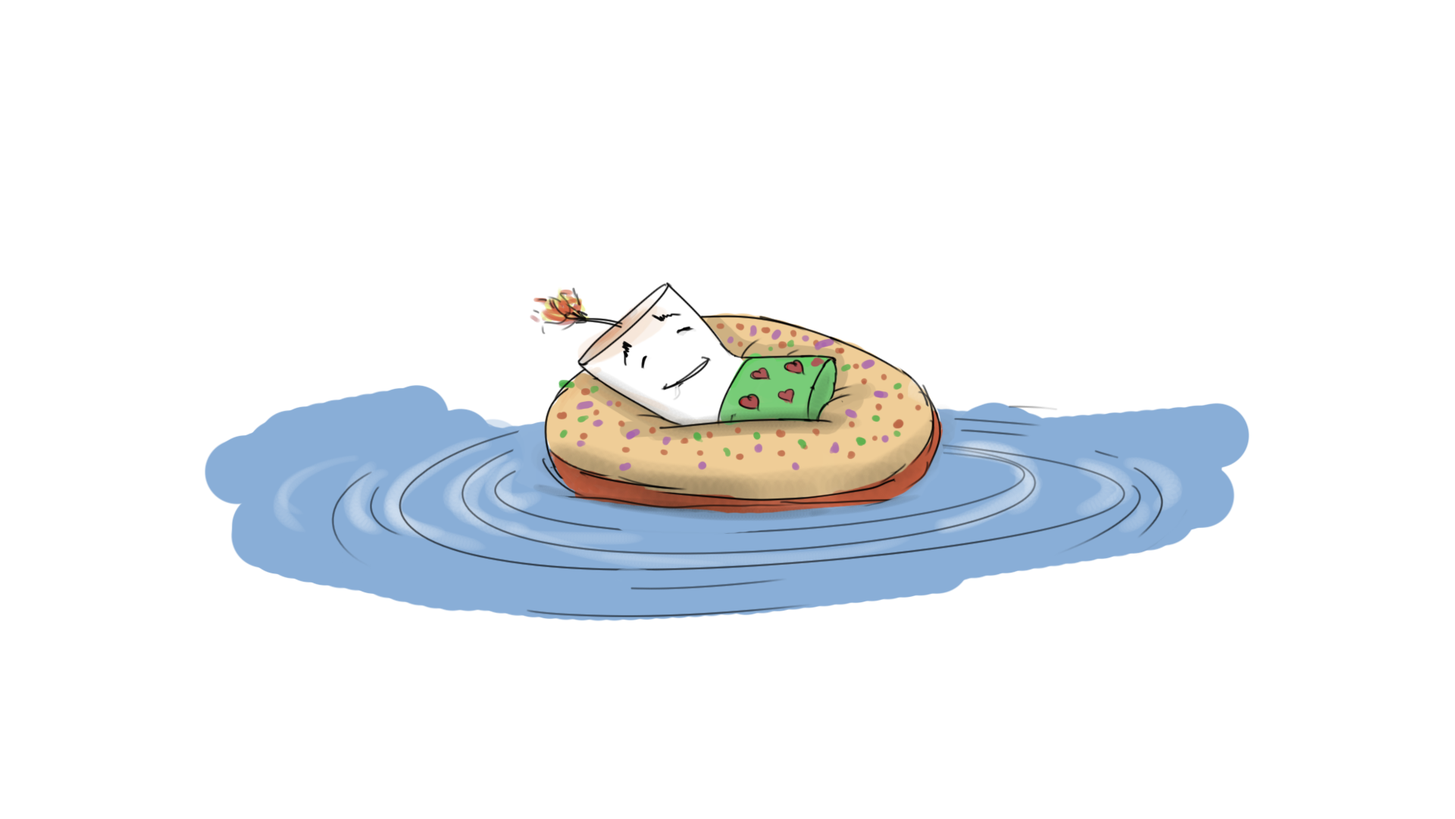
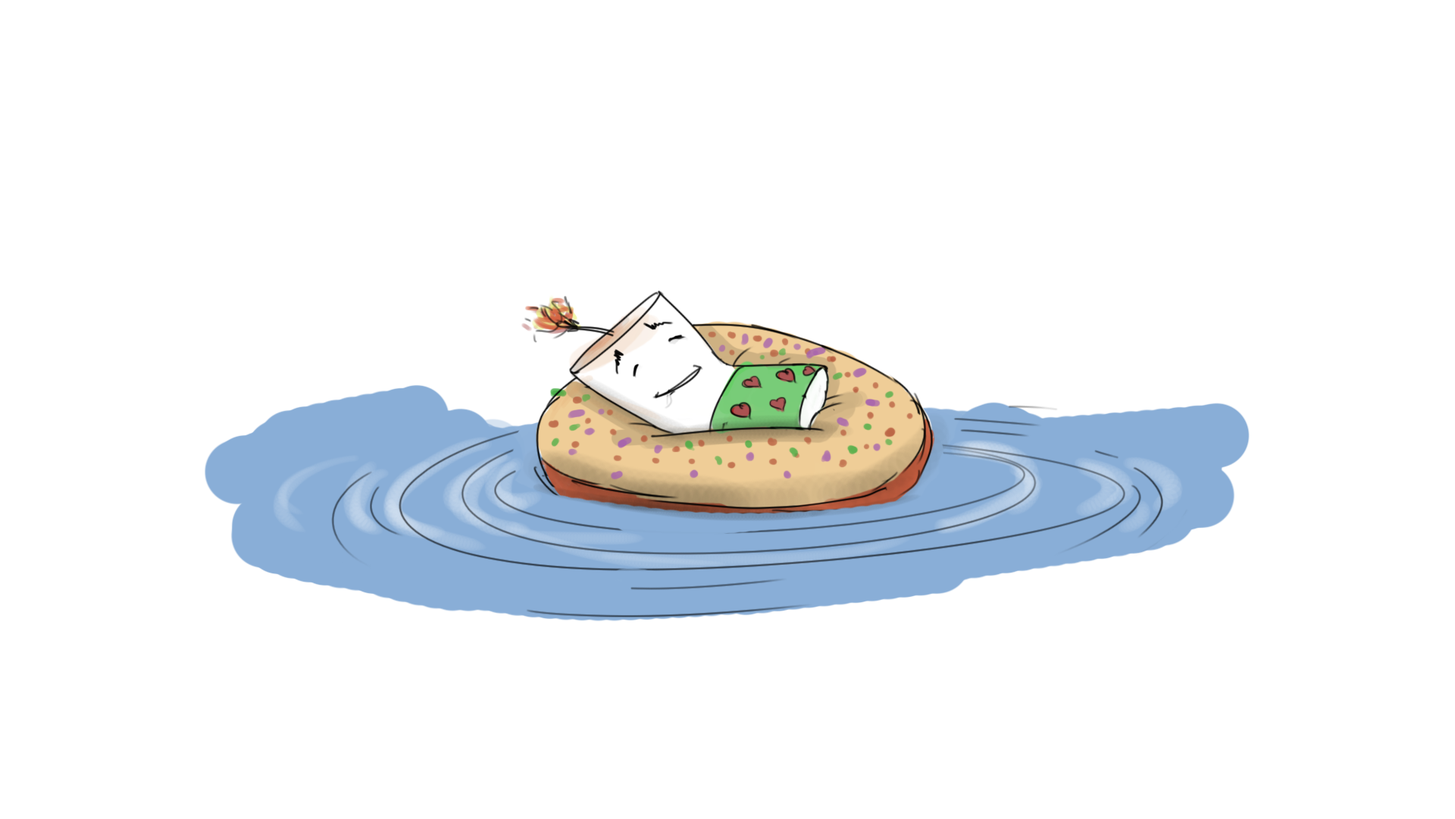
The second 1455 × 819 image is a revision of the first. Changes to its layers:
painted on "Capa 1" over [524,281,943,514]
painted on "Capa 6" over [521,285,958,514]
